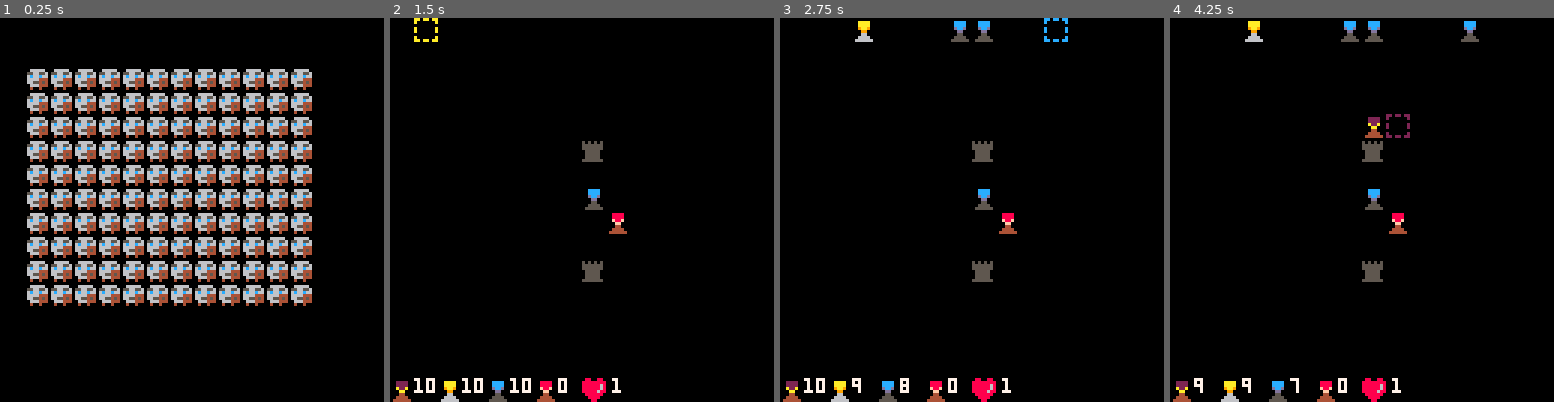
Above: before the commit, frames 1-4 (left to right).
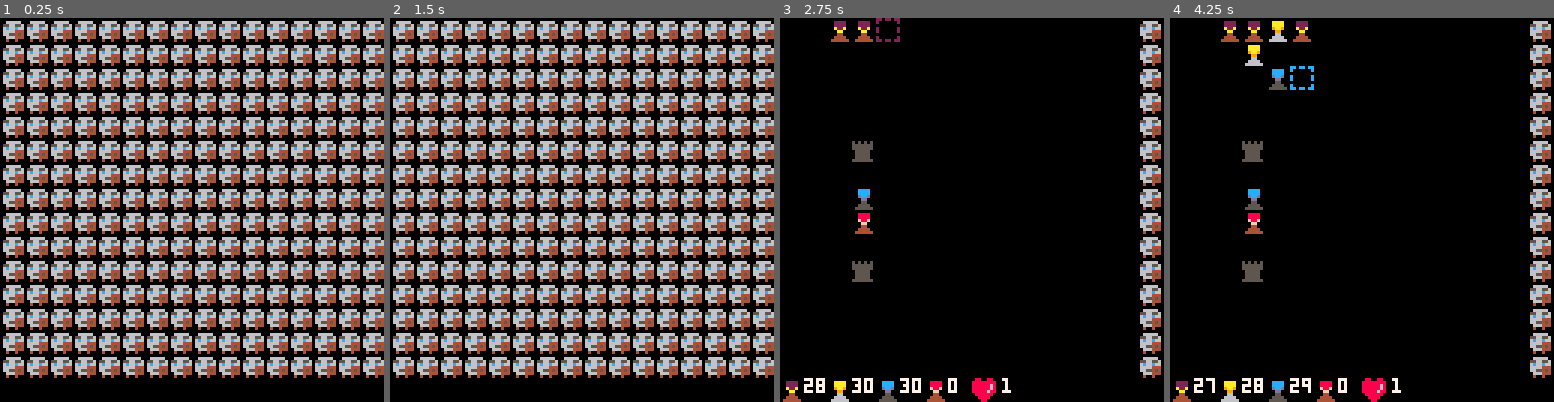
Above: after the commit, the same moments.

Repository: RobertoFreireFerrazPassos/pico8
Game: PICO-8 cartridge towerdefense.p8
Two runs of this game, one before a commit and one after it. Both use one fixed random seed, a clock stepped at 60 frames per second and the inputs below.
Inputs:
- Up to frame 1 (0.25 s): no input
- Up to frame 2 (1.5 s): tap X (X key) at 0.33, 1.07 s; tap O (Z key) at 0.7 s
- Up to frame 3 (2.75 s): hold Right 1.6-2.1 s; tap O (Z key) at 1.7, 2.1, 2.5 s; tap X (X key) at 1.85 s; hold Up 2.15-2.42 s; hold Right from 2.47 s (still down)
- Up to frame 4 (4.25 s): tap O (Z key) every 0.4 s from 2.9 to 4.1 s; tap X (X key) at 2.97, 4.08 s; release Right at 3.03 s; hold Left 3.08-3.58 s; hold Down 3.63-3.97 s; hold Right from 4.02 s (still down)

The runs differ from the first frame. In frame 1, 30% of the frame differs, in the area x 0-100%, y 0-94%; in frame 2, 62%, in the area x 0-100%, y 0-100%; in frame 3, 6.5%; in frame 4, 7.5%.

Commit message:
update tower life and use update30

Diff:
--- a/towerdefense.p8
+++ b/towerdefense.p8
@@ -18,7 +18,7 @@
 
 --to improve performance
 --_update instead of _update60
-function _update60()
+function _update()
 	if restart then
  	restartlevel()
  end
@@ -218,8 +218,8 @@
 --l life
 towertypes = {
 	{c=2,s=2,as=300,d=1,st=120,r=1000,l=100},
-	{c=10,s=3,as=60,d=3,st=0,r=2000,l=300},
-	{c=12,s=4,as=50,d=3,st=0,r=1000,l=1000},
+	{c=10,s=3,as=60,d=3,st=0,r=2000,l=200},
+	{c=12,s=4,as=50,d=3,st=0,r=1000,l=500},
 	{c=8,s=5,as=30,d=15,st=0,r=1000,l=200}
 }
 
@@ -521,14 +521,14 @@
 -- 0,0,1,1,1 1 topleft enemy type 1
 
 levels={
-	{
-			{10,10,10,0},
-			{
-				{1,2,12,10,1}
+		{
+			{30,30,30,0},
+			{
+				{0,0,16,15,1}
 			},1,
 			{
-			 {8,5,5},{8,10,5},
-			 {8,7,3},{9,8,4},
+			 {3,5,5},{3,10,5},
+			 {3,7,3},{3,8,4},
 			}
 	},
 	{
@@ -604,6 +604,16 @@
 				{2,4,1,4,1}
 			},
 			2
+	},
+		{
+			{10,10,10,0},
+			{
+				{1,2,12,10,1}
+			},1,
+			{
+			 {8,5,5},{8,10,5},
+			 {8,7,3},{9,8,4},
+			}
 	}
 }
 __gfx__
